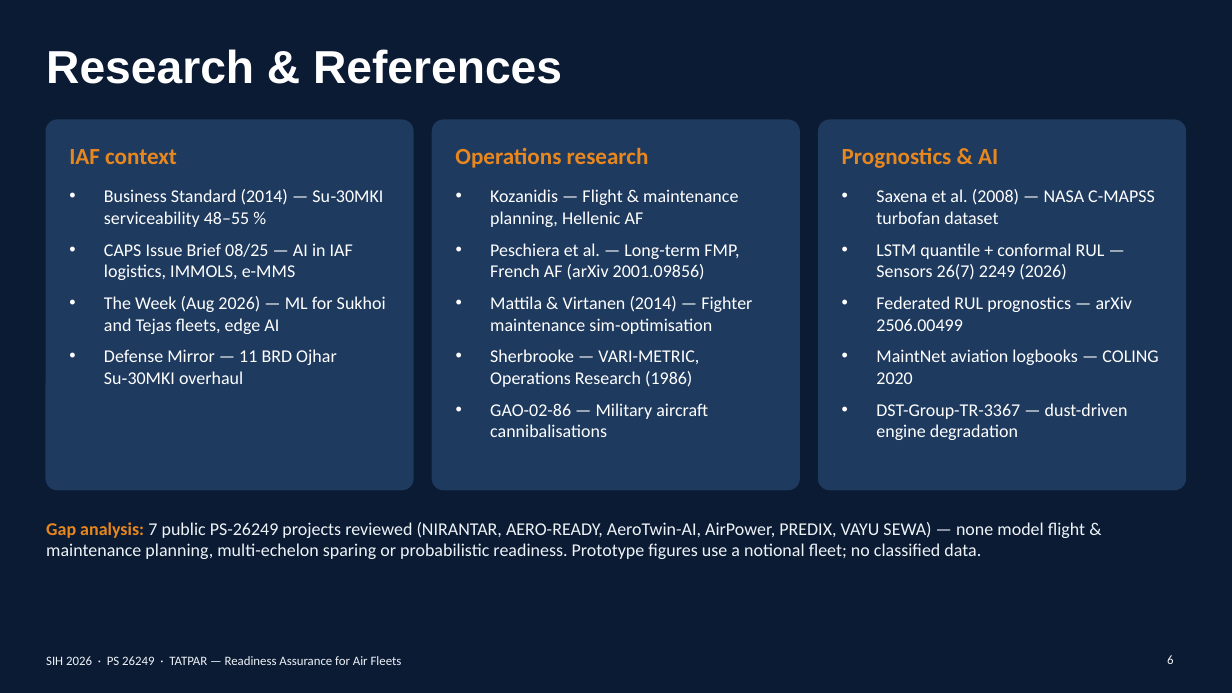
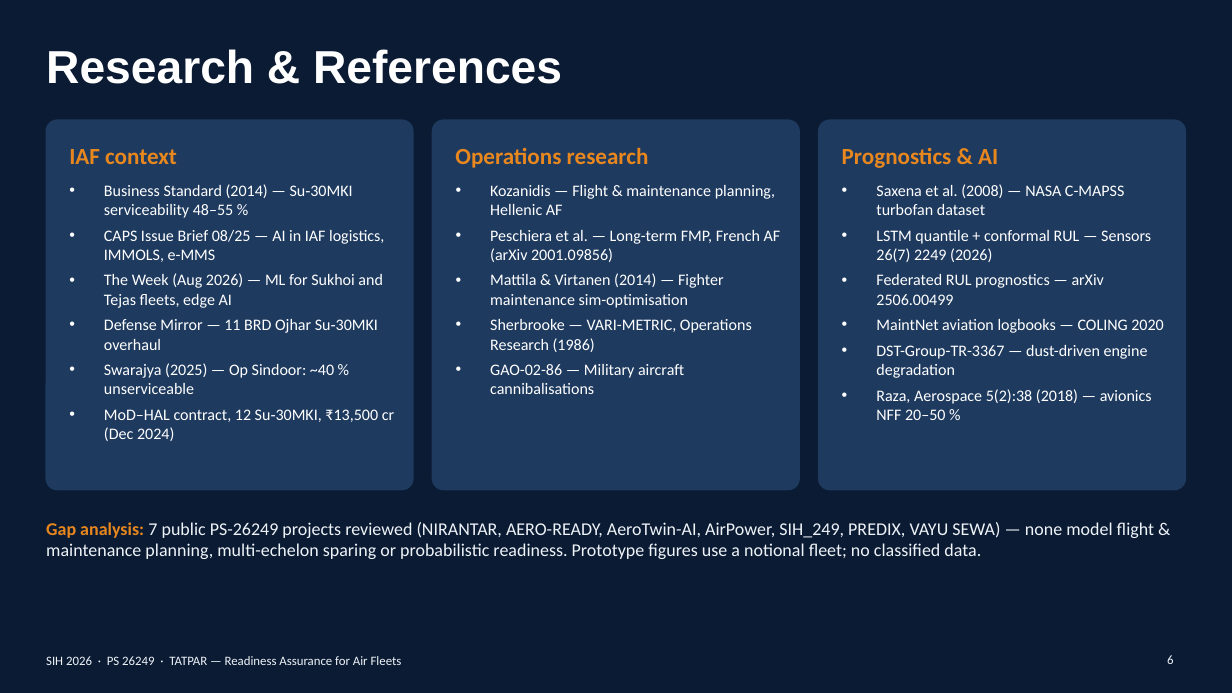
Before and after one commit to DeepakSinghhh/air-power, a slide deck: slide 6 of docs/sih-ppt/TATPAR_SIH26249_Idea.pptx. Drawn at 1232x693 pixels with LibreOffice and Linux fonts; fonts in the diff are those of the drawing. Boxes give left, top, right and bottom in pixels: in the first picture for what was removed or moved away, otherwise in the second. Text is boxed around its words. In the diff, an @@ line names an element or a change of style, - is before the commit and + after.

```diff
--- a/docs/sih-ppt/TATPAR_SIH26249_Idea.pptx
+++ b/docs/sih-ppt/TATPAR_SIH26249_Idea.pptx
@@ text at (x1=104, y1=184, x2=384, y2=350): size 14 to 12.5 pt in "Business Standard (2014) — Su‑30MKI serviceability 48–55 ...", "CAPS Issue Brief 08/25 — AI in ...", "The Week (Aug 2026) — ML for ...", "Defense Mirror — 11 BRD Ojhar Su‑30MKI ..."; less space between paragraphs @@
@@ text "Kozanidis — Flight & maintenance ..." at (x1=490, y1=185, x2=781, y2=394): size 14 to 12.5 pt; less space between paragraphs @@
@@ text at (x1=876, y1=184, x2=1163, y2=378): size 14 to 12.5 pt in "Saxena et al. (2008) — NASA C-MAPSS ...", "LSTM quantile + conformal RUL — Sensors ...", "Federated RUL prognostics — arXiv 2506.00499", "MaintNet aviation logbooks — COLING 2020" and 1 more places; less space between paragraphs @@
@@ text at (x1=104, y1=363, x2=394, y2=441): paragraphs added @@
+• Swarajya (2025) — Op Sindoor: ~40 % unserviceable
+• MoD–HAL contract, 12 Su‑30MKI, ₹13,500 cr (Dec 2024)
@@ text at (x1=876, y1=389, x2=1152, y2=420): paragraph added @@
+• Raza, Aerospace 5(2):38 (2018) — avionics NFF 20–50 %
@@ text at (x1=46, y1=522, x2=1154, y2=559): text changed @@
-Gap analysis: 7 public PS-26249 projects reviewed (NIRANTAR, AERO-READY, AeroTwin-AI, AirPower, PREDIX, VAYU SEWA) — none model flight & maintenance planning, multi-echelon sparing or probabilistic readiness. Prototype figures use a notional fleet; no classified data.
+Gap analysis: 7 public PS-26249 projects reviewed (NIRANTAR, AERO-READY, AeroTwin-AI, AirPower, SIH_249, PREDIX, VAYU SEWA) — none model flight & maintenance planning, multi-echelon sparing or probabilistic readiness. Prototype figures use a notional fleet; no classified data.
```
Also in this commit, not shown: 4 other slides changed, 4 other files.
